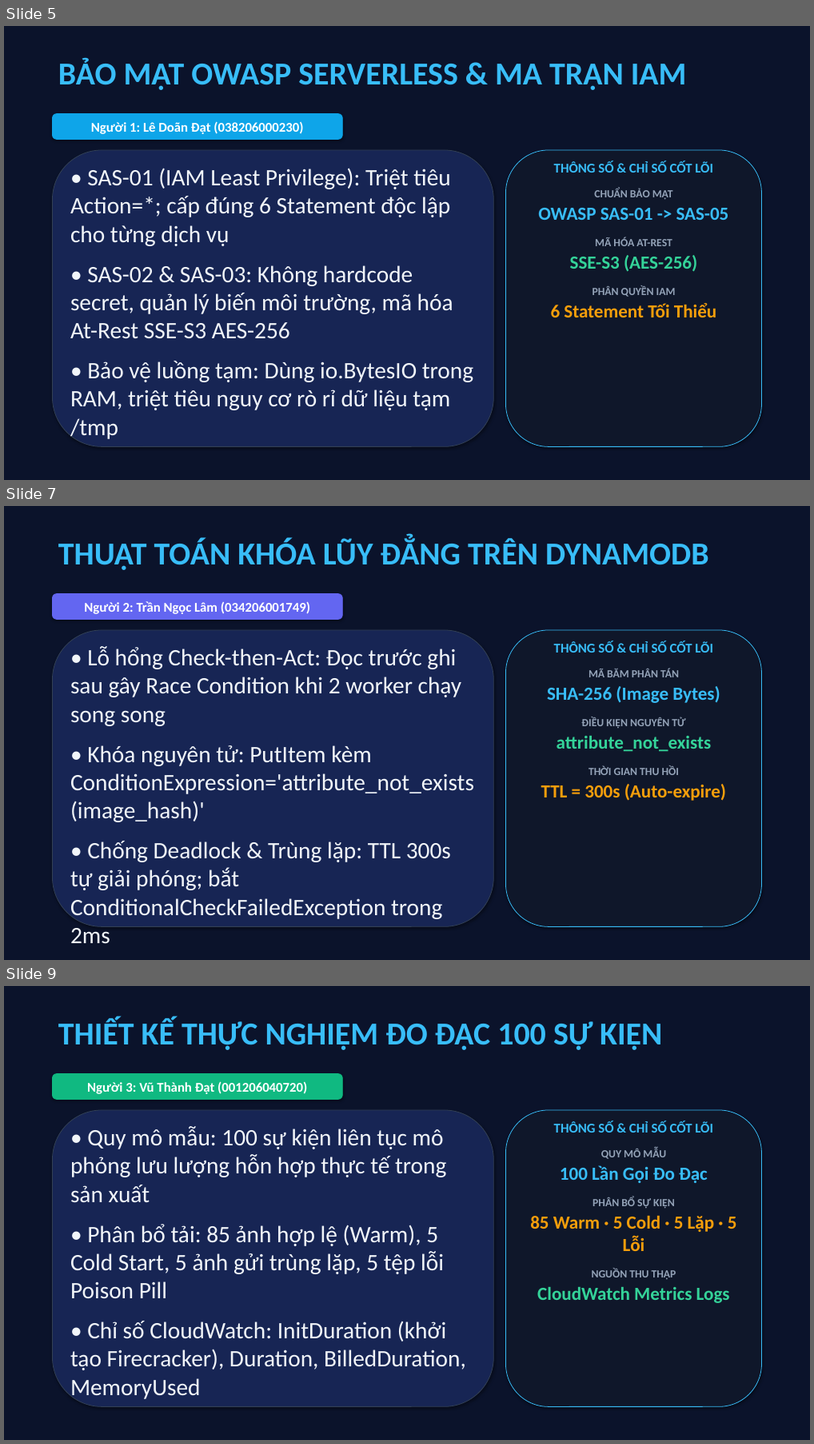
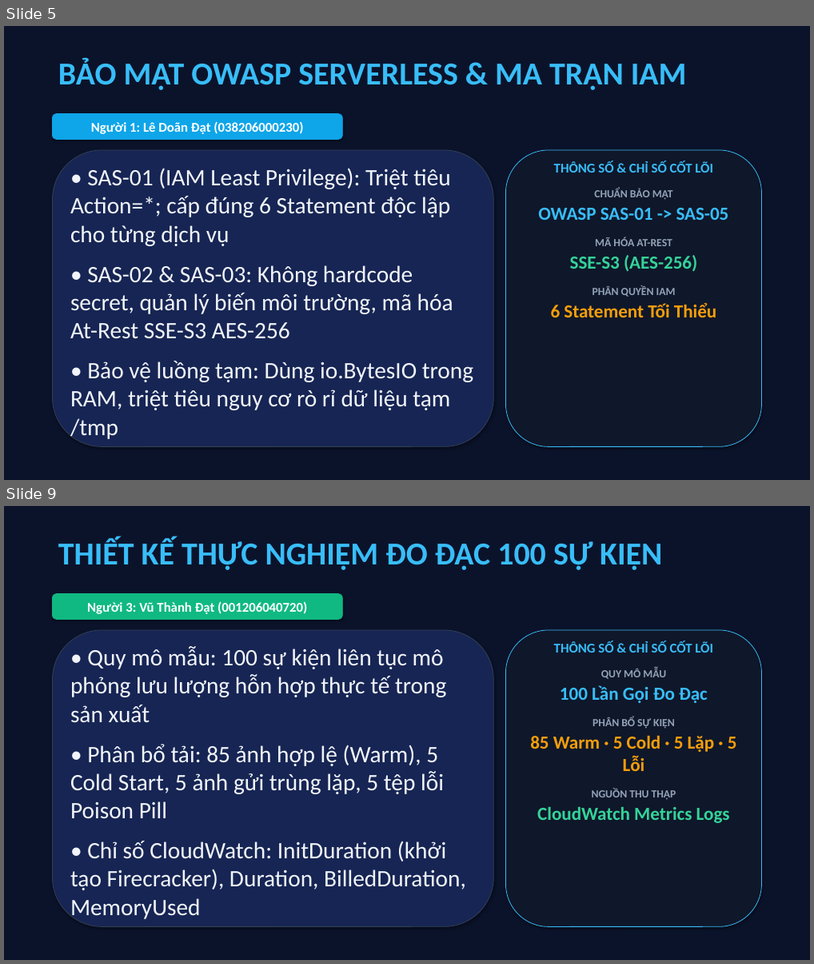
Before and after one commit to datdanghoccode/DTDM_XuLyAnh_Serverless, a slide deck: docs/DTDM_ThuyetTrinh_DeTai9.pptx. Shown one above the other, each under a label of ours: slides 5, 7 and 9 before the commit, slides 5 and 9 after it; the slides between them are not shown. The pictures are 814x1444 and 814x964 pixels, drawn with LibreOffice and Linux fonts; fonts in the diff are those of the drawing. Boxes give left, top, right and bottom in pixels: in the first picture for what was removed or moved away, otherwise in the second. Text is boxed around its words. In the diff, an @@ line names an element or a change of style, - is before the commit and + after.

```diff
--- a/docs/DTDM_ThuyetTrinh_DeTai9.pptx
+++ b/docs/DTDM_ThuyetTrinh_DeTai9.pptx
@@ slide 7 removed at (4, 506, 810, 960), background #FFFFFF @@
@@ rectangle removed at (4, 506, 810, 960) @@
@@ text removed at (58, 538, 710, 570) @@
-THUẬT TOÁN KHÓA LŨY ĐẲNG TRÊN DYNAMODB
@@ rounded rectangle removed at (52, 594, 342, 619) @@
-Người 2: Trần Ngọc Lâm (034206001749)
@@ rounded rectangle removed at (52, 630, 494, 927) @@
@@ text removed at (70, 646, 474, 920) @@
-• Lỗ hổng Check-then-Act: Đọc trước ghi sau gây Race Condition khi 2 worker chạy song song
-• Khóa nguyên tử: PutItem kèm ConditionExpression='attribute_not_exists(image_hash)'
-• Chống Deadlock & Trùng lặp: TTL 300s tự giải phóng; bắt ConditionalCheckFailedException trong 2ms
@@ rounded rectangle removed at (506, 630, 762, 927) @@
@@ text removed at (542, 641, 726, 800) @@
-THÔNG SỐ & CHỈ SỐ CỐT LÕI
-MÃ BĂM PHÂN TÁN
-SHA-256 (Image Bytes)
-ĐIỀU KIỆN NGUYÊN TỬ
-attribute_not_exists
-THỜI GIAN THU HỒI
-TTL = 300s (Auto-expire)
```
Also in this commit, not shown: 2 slides changed, 4 slides added, 3 other slides removed, 4 other files.
